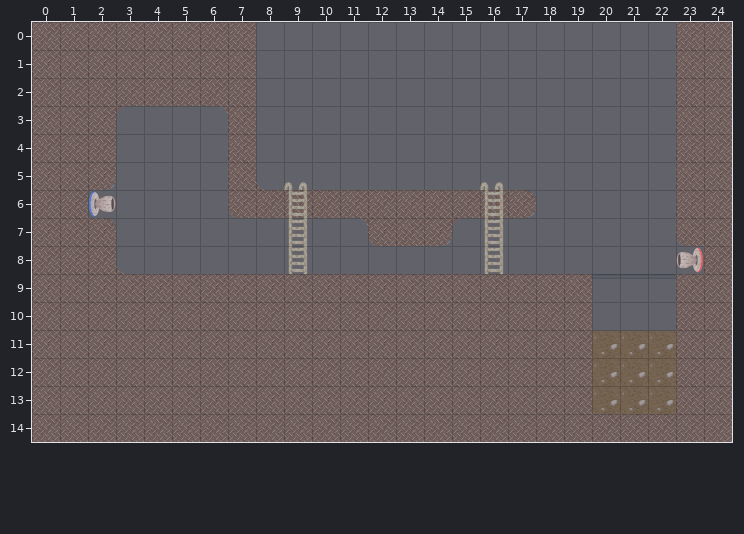
Tiled map: trickleLibrary/OG2D/data/tileset/ice2.tmx. That is the earlier state.
Cells are 256x256 px. Shown: x 0..24, y 0..14.
The result:
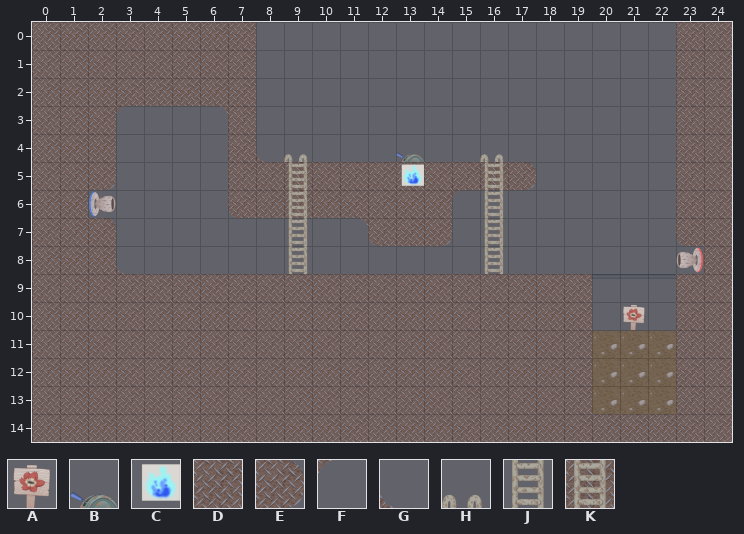
Key: from "goal": A 0; from "switch": B 5, C 16; from "trickle": D 1, E 7, F 10, G 12, H 22, J 23, K 24.
_ is an empty cell, . an unchanged one.
Tiles of an added or newly shown layer are drawn over the layers below it.
From old to new:
--- layer "タイル・レイヤー1"
@@ x 8..17 @@
- 4 __......_.
- 5 GH______H_
- 6 .......DKE
+ 4 GH......H.
+ 5 DKDDDDDDKE
+ 6 .......FJ_
@@ x 21..21 @@
-10 _
+10 A
--- layer "タイル・レイヤー 2" (added)
@@ x 13..13 @@
- 4 _
- 5 _
+ 4 B
+ 5 C
Where, in picture pixels (left, top, right, bottom), the same in both pictures:
changed: (256, 152, 536, 218)
added: (623, 305, 645, 330)
